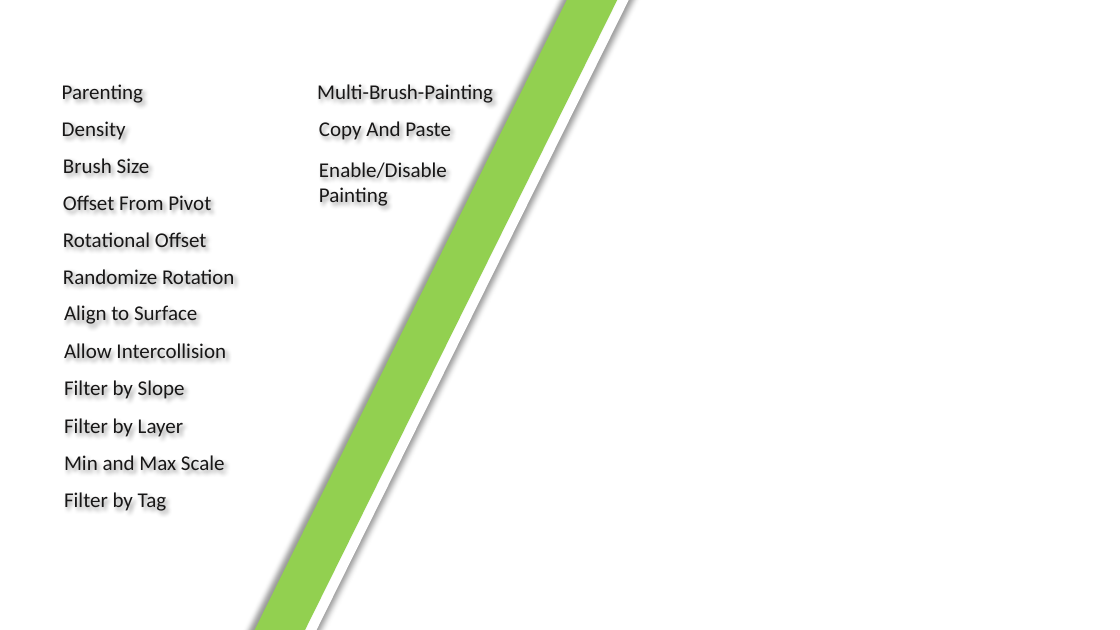
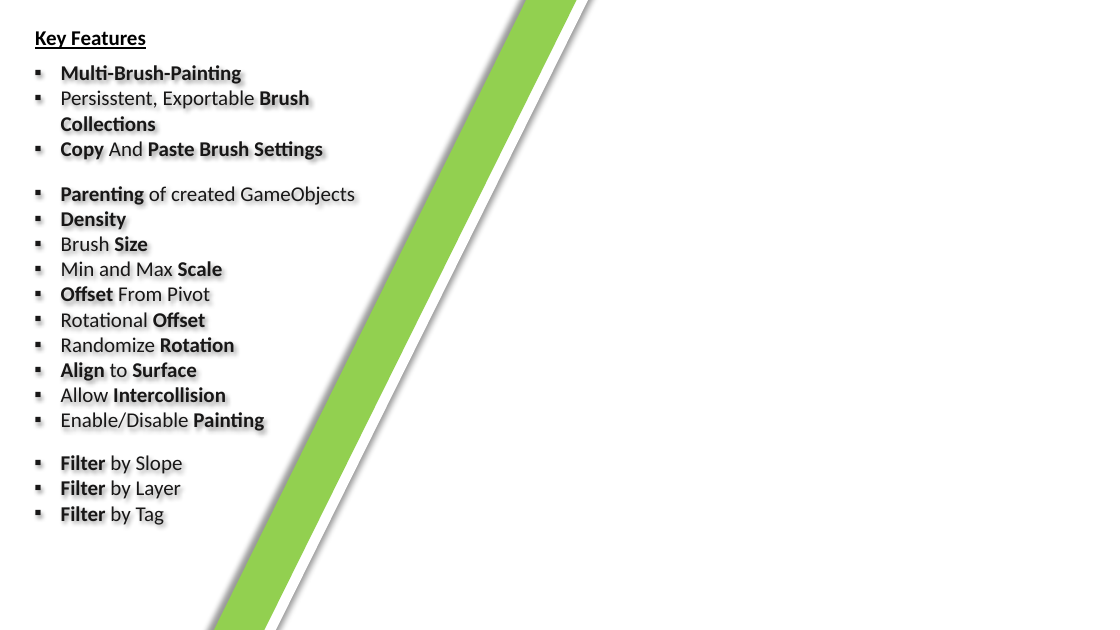
Before and after one commit to Kellojo/GameObject-Brush, a slide deck: slide 2 of Preview.pptx. Drawn at 1120x630 pixels with LibreOffice and Linux fonts; fonts in the diff are those of the drawing; background and template pictures are left out. Boxes give left, top, right and bottom in pixels: in the first picture for what was removed or moved away, otherwise in the second. Text is boxed around its words. In the diff, an @@ line names an element or a change of style, - is before the commit and + after.

```diff
--- a/Preview.pptx
+++ b/Preview.pptx
@@ rectangle: place and size @@
-rectangle at bbox=[0, 0, 711, 630]
+rectangle at bbox=[0, 0, 677, 630]
@@ rectangle: place and size @@
-rectangle at bbox=[149, 0, 701, 630]
+rectangle at bbox=[115, 0, 667, 630]
@@ text added at bbox=[35, 31, 146, 49], 18 pt, text #000000, bold, underline @@
+Key Features
@@ text added at bbox=[61, 65, 323, 160], 18 pt, text #181717, bold @@
+▪ Multi-Brush-Painting
+▪ Persisstent, Exportable Brush Collections
+▪ Copy And Paste Brush Settings
@@ text removed at bbox=[62, 84, 143, 103] @@
-Parenting
@@ text removed at bbox=[317, 84, 493, 103] @@
-Multi-Brush-Painting
@@ text removed at bbox=[62, 121, 126, 140] @@
-Density
@@ text removed at bbox=[319, 121, 451, 140] @@
-Copy And Paste
@@ text removed at bbox=[63, 158, 150, 173] @@
-Brush Size
@@ text removed at bbox=[319, 162, 447, 206] @@
-Enable/Disable Painting
@@ text added at bbox=[61, 186, 355, 431], 18 pt, text #181717 @@
+▪ Parenting of created GameObjects
+▪ Density
+▪ Brush Size
+▪ Min and Max Scale
+▪ Offset From Pivot
+▪ Rotational Offset
+▪ Randomize Rotation
+▪ Align to Surface
+▪ Allow Intercollision
+▪ Enable/Disable Painting
@@ text removed at bbox=[63, 195, 211, 210] @@
-Offset From Pivot
@@ text removed at bbox=[63, 232, 206, 247] @@
-Rotational Offset
@@ text removed at bbox=[63, 269, 234, 284] @@
-Randomize Rotation
@@ text removed at bbox=[64, 305, 197, 324] @@
-Align to Surface
@@ text removed at bbox=[64, 343, 226, 358] @@
-Allow Intercollision
@@ text removed at bbox=[64, 380, 185, 399] @@
-Filter by Slope
@@ text removed at bbox=[64, 418, 183, 437] @@
-Filter by Layer
@@ text "Filter by Slope": place and size @@
-text "Filter by Slope" at bbox=[64, 492, 167, 511]
+text "Filter by Slope" at bbox=[61, 455, 183, 525]
@@ text at bbox=[61, 455, 183, 499]: paragraphs added @@
+▪ Filter by Slope
+▪ Filter by Layer
@@ text removed at bbox=[64, 455, 225, 470] @@
-Min and Max Scale
@@ text at bbox=[61, 506, 164, 525]: bold on in "Filter"; bullet none to ▪ @@
```
Also in this commit, not shown: 8 slides added, 1 slide removed, 16 other files.
